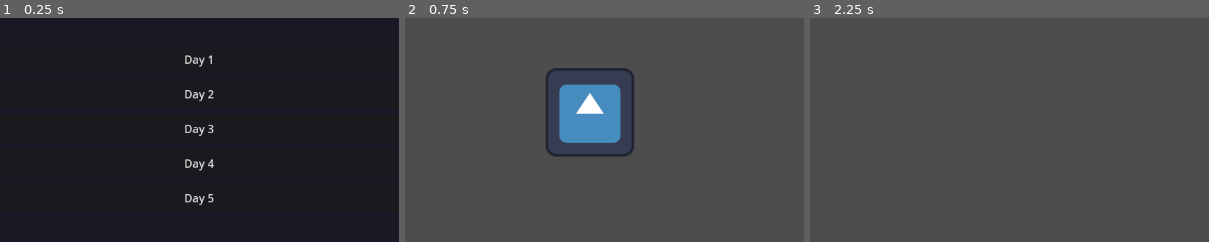
Above: before the commit, frames 1-3 (left to right).
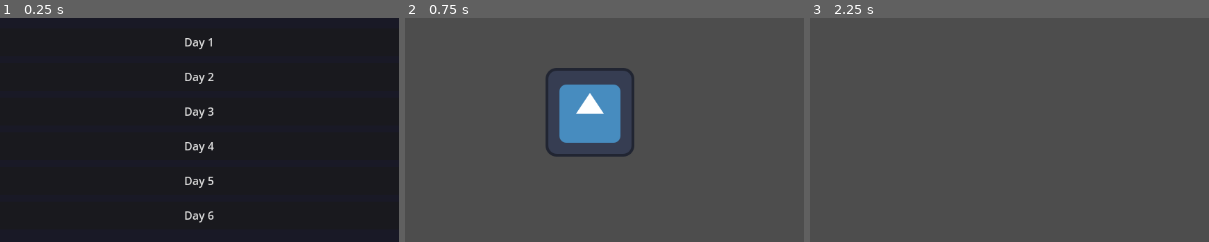
Above: after the commit, the same moments.

Repository: dzlk/adventofcode2025
Game: Godot game, scene res://scenes/main_menu.tscn
The game is run twice, just before and just after one commit, with the same random seed, the same clock (stepped at 60 frames per second) and the same inputs. The engine's default icon, where the game draws it, is replaced by a stand-in: a white triangle on a blue panel in a dark square.
Inputs:
- Up to frame 1 (0.25 s): no input
- Up to frame 2 (0.75 s): click "Day 1" at 0.5 s
- Up to frame 3 (2.25 s): click "Back to Menu" at 1.25 s; click "Day 2" at 2 s
The pictures show only the part of the screen within x 25-75%, y 34-84%; the shares and areas given below are measured in that part.

The runs differ from the first frame. In frame 1, 1.7% of the frame differs, in the area x 46-54%, y 8-92%; in frame 2, nothing differs; in frame 3, nothing differs.
Error in both runs: Invalid call. Nonexistent function 'error' in base 'Nil'. (res://scripts/base_day.gd:48)

Commit message:
Add day 6

Diff:
--- /dev/null
+++ b/days/day06/day06.gd
@@ -0,0 +1,87 @@
+extends BaseDay
+
+func _init() -> void:
+	super()
+
+	day = 6
+	title = "Day 6: Trash Compactor"
+
+	file = 'input.txt'
+
+	logger.toggle_log_debug(false)
+
+func solve_part_one(input: String) -> Variant:
+	var lines = input_to_lines(input, false)
+
+	var signs = lines[lines.size() - 1].split(' ', false)
+	var count = len(signs)
+
+	var sum = []
+
+	for li in range(0, lines.size() - 1):
+		var nums = Globals.extract_integers(lines[li])
+		assert(nums.size() == count)
+
+		if sum.size() == 0:
+			sum = nums
+			continue
+
+		for i in range(count):
+			if signs[i] == '+':
+				sum[i] += nums[i]
+				continue
+
+			sum[i] *= nums[i]
+
+	var res = 0
+	for i in range(sum.size()):
+		res += sum[i]
+
+	return res
+
+func solve_part_two(input: String) -> Variant:
+	var lines = input_to_lines(input)
+	var w = len(lines[0])
+	var h = len(lines) - 1
+
+	var res = 0
+	var sign = ""
+	var sub_res = 0
+	for c in range(w):
+
+		if sign == "":
+			sign = lines[h - 1][c]
+			logger.debug(sign)
+
+		var num = ""
+		for r in range(h - 1):
+			var d = lines[r][c]
+			logger.debug("d = %s" % d)
+			if d == " ":
+				continue
+			num += d
+
+		var value = int(num)
+
+		logger.debug("%s -> %s" % [num, value])
+
+		if value == 0:
+			logger.debug("sub_res = %s" % sub_res)
+			res += sub_res
+
+			sign = ""
+			sub_res = 0
+
+
+		if sub_res == 0:
+			sub_res = value
+			continue
+
+		sub_res = eval(sign, sub_res, value)
+
+	res += sub_res
+
+	return res
+
+func eval(sign: String, lhs: int, rhs: int) -> int:
+	return lhs + rhs if sign == '+' else lhs * rhs
--- /dev/null
+++ b/days/day06/day06.tscn
@@ -0,0 +1,9 @@
+[gd_scene load_steps=3 format=3 uid="uid://bsne80kwcf033"]
+
+[ext_resource type="Script" uid="uid://dd85tcvq4mq8y" path="res://days/day06/day06.gd" id="1_u2b0w"]
+[ext_resource type="PackedScene" path="res://scenes/hud.tscn" id="2_3ghyj"]
+
+[node name="Day06" type="Node"]
+script = ExtResource("1_u2b0w")
+
+[node name="HUD" parent="." instance=ExtResource("2_3ghyj")]
Not shown: 1 places in days/day01/day01.tscn that only renumber resources
Not shown, added: days/day06/day06.gd.uid
Not shown, added: days/day06/test_input.txt
